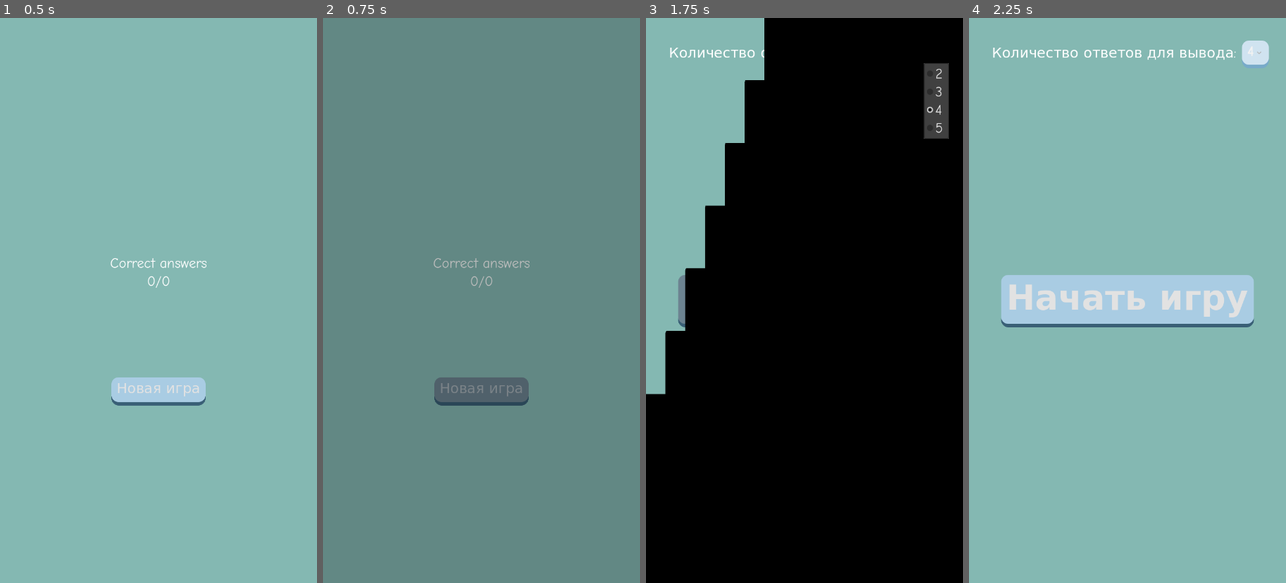
Above: before the commit, frames 1-4 (left to right).
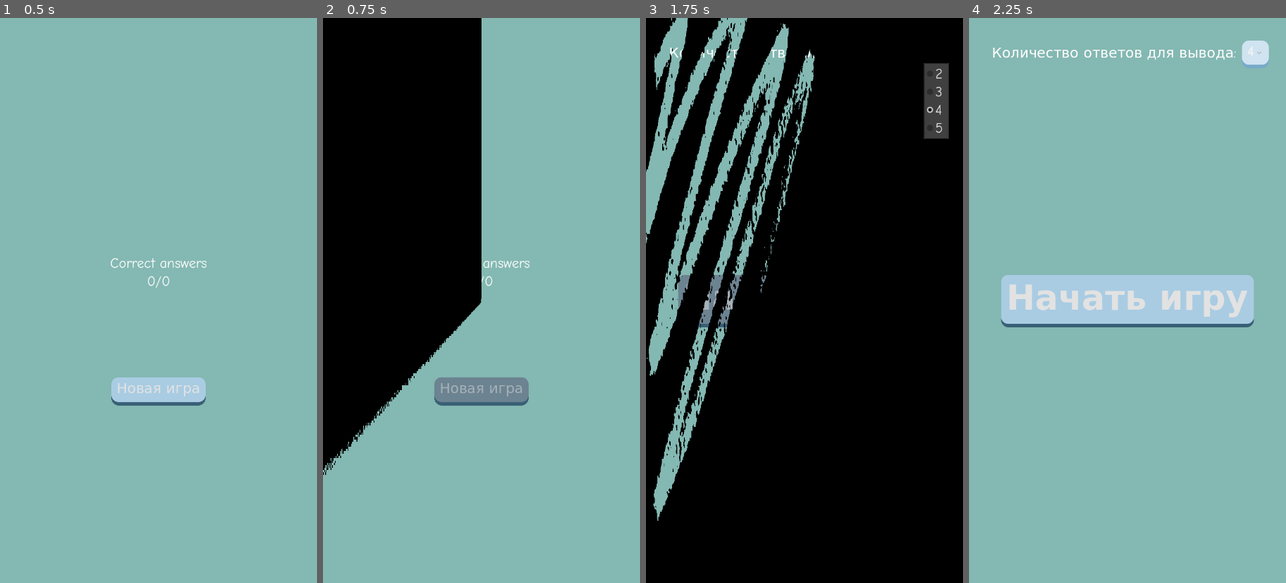
Above: after the commit, the same moments.

Repository: ash4rk/ad-aurum-quiz
Game: Godot game, scene res://scenes/end_game_screen.tscn
Two runs of this game, one before a commit and one after it. Both use one fixed random seed, a clock stepped at 60 frames per second and the inputs below. This scene is started directly instead of the project's main scene.
Inputs:
- Up to frame 1 (0.5 s): no input
- Up to frame 2 (0.75 s): click "Новая игра" at 0.5 s
- Up to frame 3 (1.75 s): click "4" at 1.25 s
- Up to frame 4 (2.25 s): click "4" at 2 s

Frame 1 is identical in both runs. In frame 2, 100% of the frame differs, in the area x 0-100%, y 0-100%; in frame 3, 15%; in frame 4, nothing differs.

Commit message:
FIX: Change screen transition patterns

Diff:
--- a/globals/global.gd
+++ b/globals/global.gd
@@ -72,7 +72,7 @@
 		SceneManager.change_scene(
 			END_GAME_SCREEN_PATH, {
 				"pattern_enter": "fade",
-				"pattern_leave": "squares",
+				"pattern_leave": "curtains",
 				"on_tree_enter": func(scene): _pass_end_game_params(scene)
 			}
 		)
--- a/scenes/end_game_screen.gd
+++ b/scenes/end_game_screen.gd
@@ -18,7 +18,7 @@
 	if not SceneManager.is_transitioning:
 		SceneManager.change_scene(
 			MAIN_MENU_SCREEN_PATH, {
-				"pattern_enter": "fade",
-				"pattern_leave": "squares",
+				"pattern_enter": "radial",
+				"pattern_leave": "scribbles",
 			}
 		)
